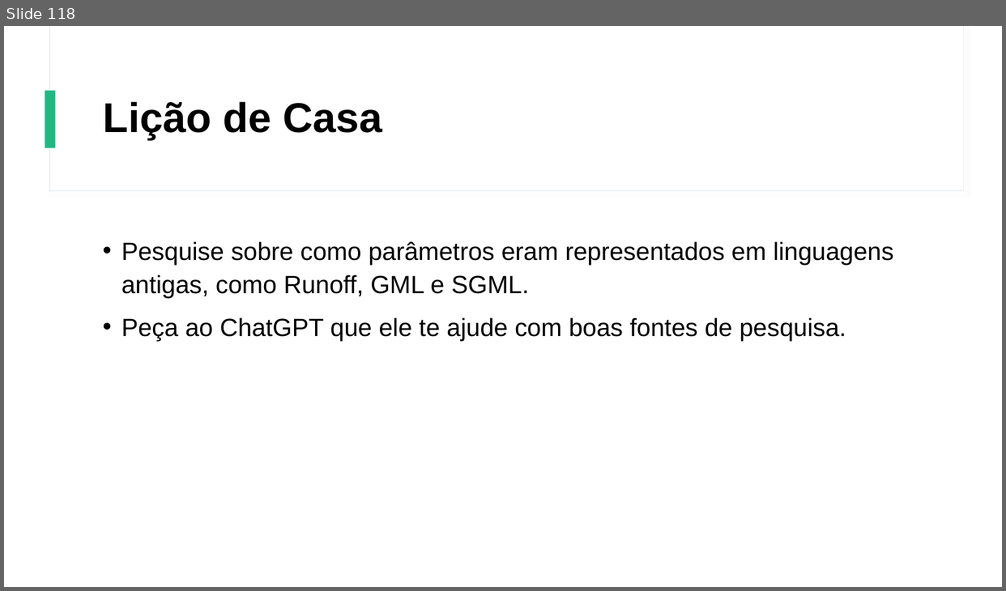
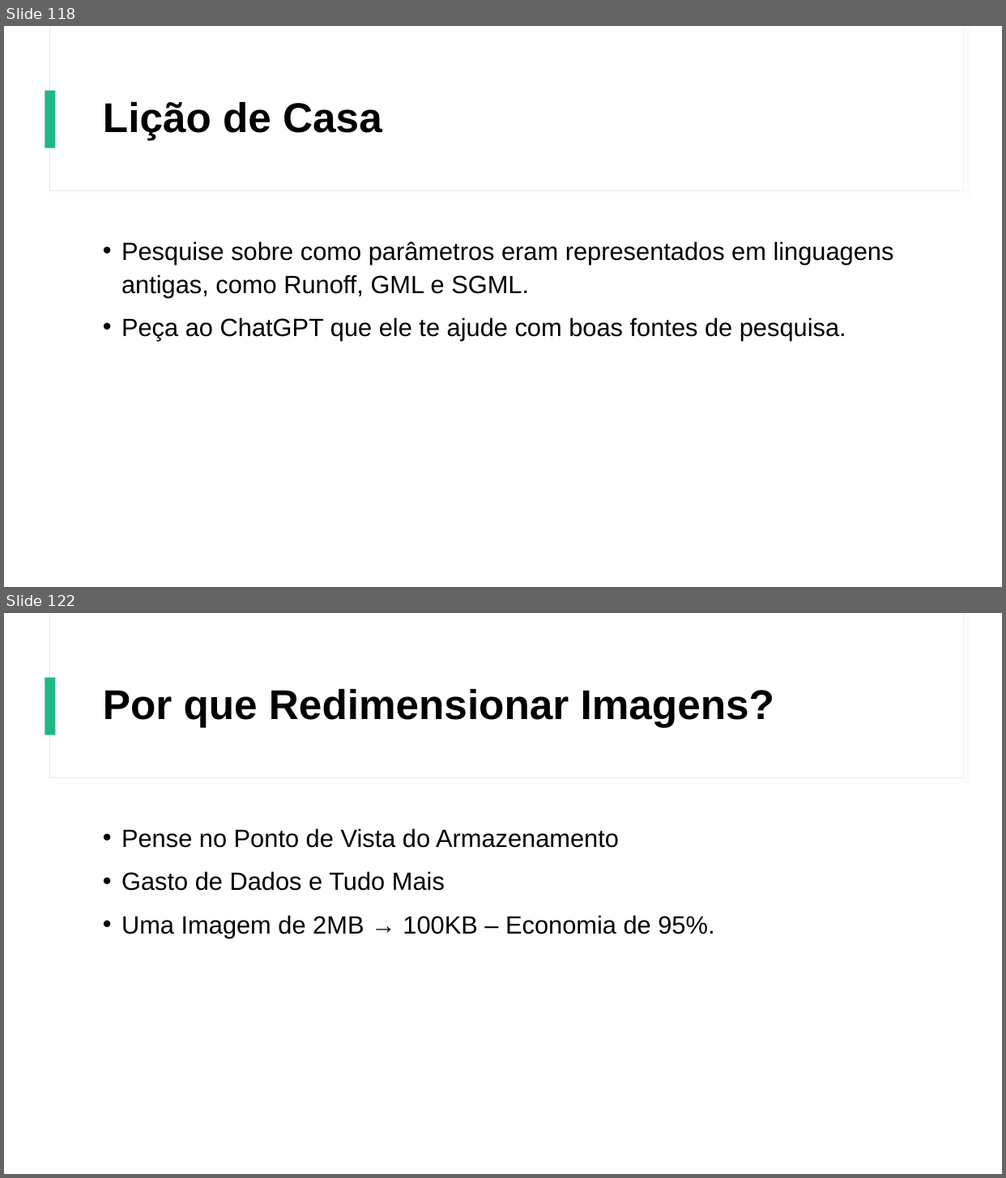
Before and after one commit to Gustavo6401/CursoHTMLCSS, a slide deck: Power Point/Curso de HTML e CSS.pptx. Shown one above the other, each under a label of ours: slide 118 before the commit, slides 118 and 122 after it; the slides between them are not shown. The pictures are 1006x591 and 1006x1178 pixels, drawn with LibreOffice and Linux fonts; fonts in the diff are those of the drawing. Boxes give left, top, right and bottom in pixels: in the first picture for what was removed or moved away, otherwise in the second. Text is boxed around its words. In the diff, an @@ line names an element or a change of style, - is before the commit and + after.

Commit message:
Preparando mais um episódio do nosso curso.

```diff
--- a/Power Point/Curso de HTML e CSS.pptx
+++ b/Power Point/Curso de HTML e CSS.pptx
@@ slide 122 added at (x1=4, y1=613, x2=1002, y2=1174), background #FFFFFF; not listed: 3 template elements that a slide beside it also shows @@
@@ title added at (x1=103, y1=688, x2=774, y2=727), 40 pt, text #000000, bold @@
+Por que Redimensionar Imagens?
@@ text added at (x1=121, y1=828, x2=714, y2=939), 24 pt, text #000000 @@
+• Pense no Ponto de Vista do Armazenamento
+• Gasto de Dados e Tudo Mais
+• Uma Imagem de 2MB → 100KB – Economia de 95%.
```
Also in this commit, not shown: 34 other slides added, 8 other files.
